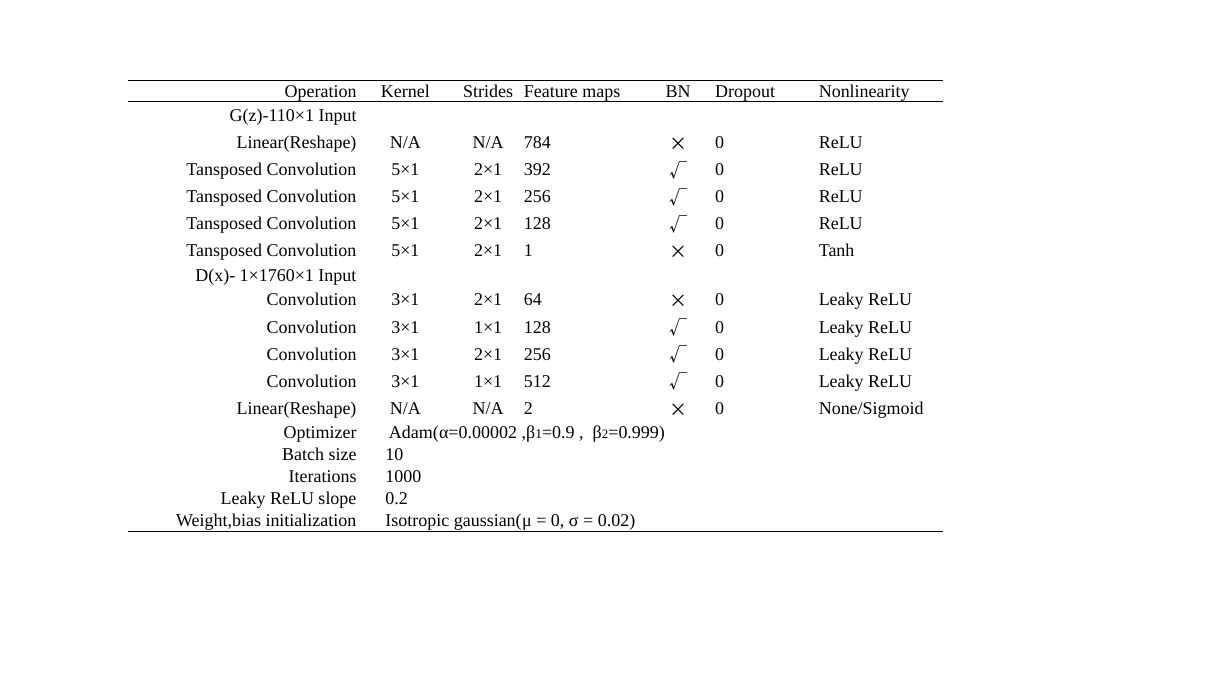
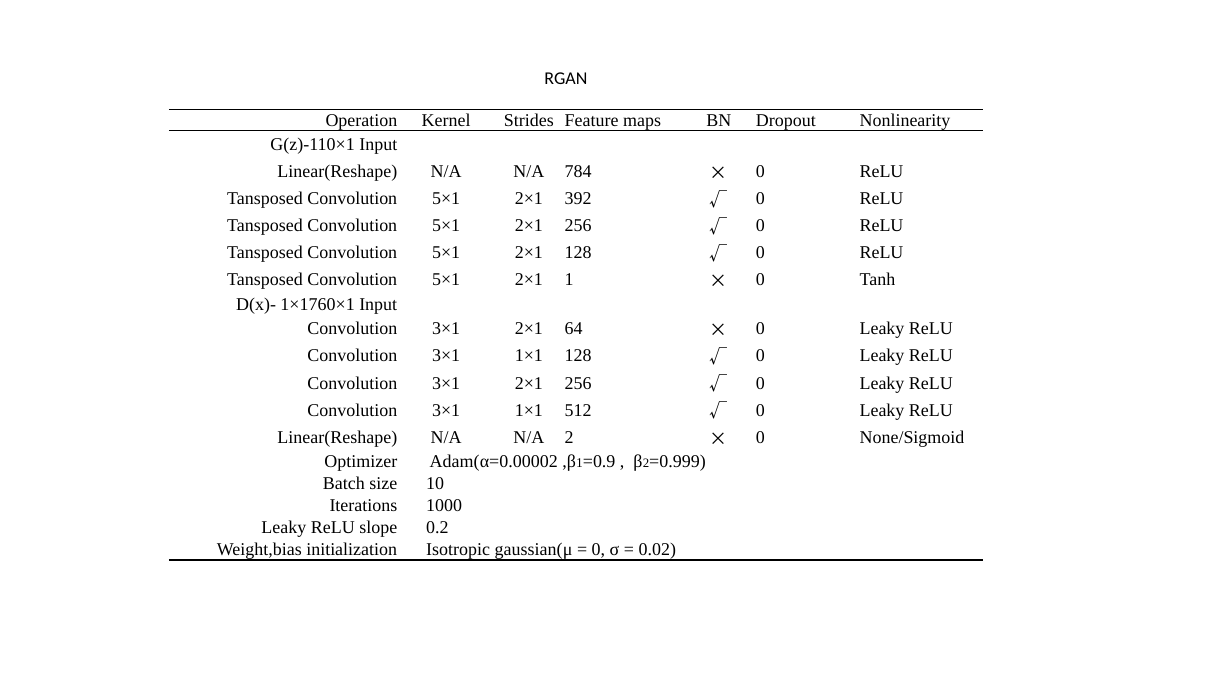
Before and after one commit to DreamPurchaseZnz/Picture, a slide deck: slide 30 of GANs_model.pptx (slide 28 before the commit). Drawn at 1232x693 pixels with LibreOffice and Linux fonts; fonts in the diff are those of the drawing. Boxes give left, top, right and bottom in pixels: in the first picture for what was removed or moved away, otherwise in the second. Text is boxed around its words. In the diff, an @@ line names an element or a change of style, - is before the commit and + after.

Commit message:
RGAN

```diff
--- a/GANs_model.pptx
+++ b/GANs_model.pptx
@@ text added at (544,72,587,84), 14 pt, text #000000 @@
+RGAN
@@ table: place and size @@
-table at (128,80,943,534)
+table at (169,110,983,563)
```
Also in this commit, not shown: 3 other slides changed, 8 slides added, 2 slides removed, 25 other files.
